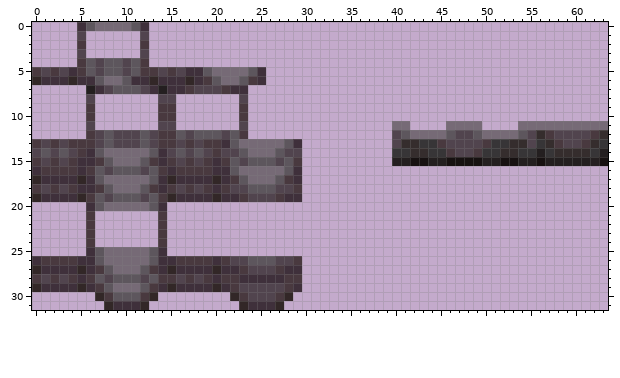
Pixel-art sprite, stored at src/main/resources/assets/changed/textures/models/abdomen_armor/netherite_layer_1.png. This is how it looked before the edit.
The file is 64x32 pixels. Colours within 5 levels of each other are drawn and written as one.
After:
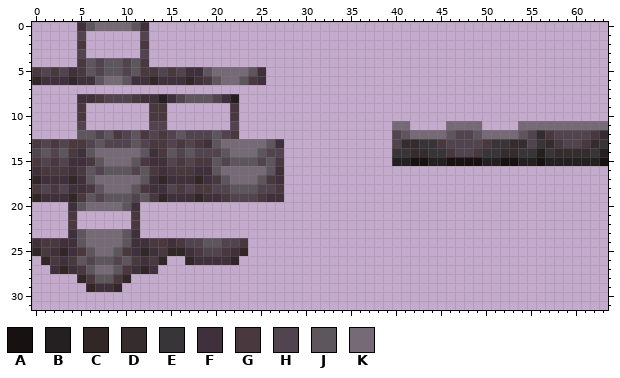
Palette (. is transparent): A #171111  B #241f20  C #322727  D #352d2d  E #373537  F #3f303b  G #49393f  H #51444e  J #5d565d  K #766a76
What changed:
y 7: x 6..23 BFHJJJHFBFFGHHHGFF -> ..................
y 8: x 5..23 .H.......HH.......H -> FFGHHHGFFBFHJJJHFB.
y 9..10: x 5..6 .G -> G.; x 13 . -> G; x 15 G -> .; x 22..23 .G -> G.
y 11: x 5..6 .H -> H.; x 13 . -> H; x 15 H -> .; x 22..23 .H -> H.
y 12: x 5..6 .G -> JJ; x 9 H -> G; x 11..12 HJ -> JG; x 15 G -> H; x 18..19 JJ -> HH; x 22..23 JG -> G.
y 13: x 6..8 GHJ -> HJH; x 11..13 HJH -> JHG; x 15..22 GHGHGGFJ -> HGHGFJKK; x 26..29 KKJF -> JF..
y 14: x 4..7 HGFJ -> GFJK; x 12..18 KJFHJHJ -> JFGJHJH; x 20..23 GHHJ -> HJKK; x 25..29 KKJHH -> JHH..
y 15: x 4 G -> F; x 6..8 FGJ -> GJK; x 11..13 KJG -> JGF; x 15..18 GHGH -> HGHG; x 20..21 FG -> JH; x 23 H -> J; x 25 J -> H; x 27..29 HJG -> G..
y 16: x 4..8 GFGJH -> FGJHJ; x 11..15 JHJGF -> HJGFG; x 18..22 GGFFJ -> FFJKK; x 26..29 KKJF -> JF..
y 17: x 4..7 FCFJ -> CFJK; x 12..15 KJFC -> JFCF; x 18 F -> C; x 20..23 CFGJ -> GJKK; x 25..29 KKJGF -> JGF..
y 18: x 4 G -> F; x 6..8 FGJ -> GJK; x 11..13 KJG -> JGF; x 15..18 GHGH -> HGHG; x 20..23 FGHH -> HHJJ; x 25..29 JJHHG -> HHG..
y 19: x 4..8 FCGJH -> CGJHJ; x 11..15 JHJGC -> HJGCF; x 18 F -> C; x 20..23 CFFG -> FGHH; x 25..29 HHGFF -> GFF..
y 20: x 4..7 ..FJ -> FJKK; x 10..14 KKKJF -> JF...
y 21..22: x 4 . -> G; x 6 G -> .; x 11 . -> G; x 14 G -> .
y 23: x 4..11 ..G..... -> FJKKKKJF; x 14 G -> .
y 24: x 0..13 ......G....... -> FGGFFJKKKKJFFG; x 15..23 ......... -> FGHHJJHHG
y 25: x 0..7 ......FJ -> CGFCFGJK; x 9..23 KKKKJF......... -> JGFCFGCCFGHHGFC
y 26: x 0..1 FG -> .C; x 3 G -> F; x 5..6 FF -> JH; x 8..19 KKKKKJFFGGGG -> JHJGFGC..CFF; x 21..29 GHHJJJHHG -> FC.......
y 27: x 0..1 CF -> ..; x 3 F -> C; x 5..29 CFGJKKKJGFCFFFFCFFGHHHGFF -> GJKKJGFCF................
y 28: x 0..5 GHGHGF -> .....C; x 8..29 HJJJHJGGHGHGFGGFFFFFGG -> JGC...................
y 29: x 0..29 CFFFFCFGJKKKJGFCFFFFCFGHHHHHGF -> ......CFFC....................
y 30: x 7..13 CGJJJGC -> .......; x 22..28 CGHHHGC -> .......
y 31: x 8..12 CFFFC -> .....; x 23..27 CFFFC -> .....
